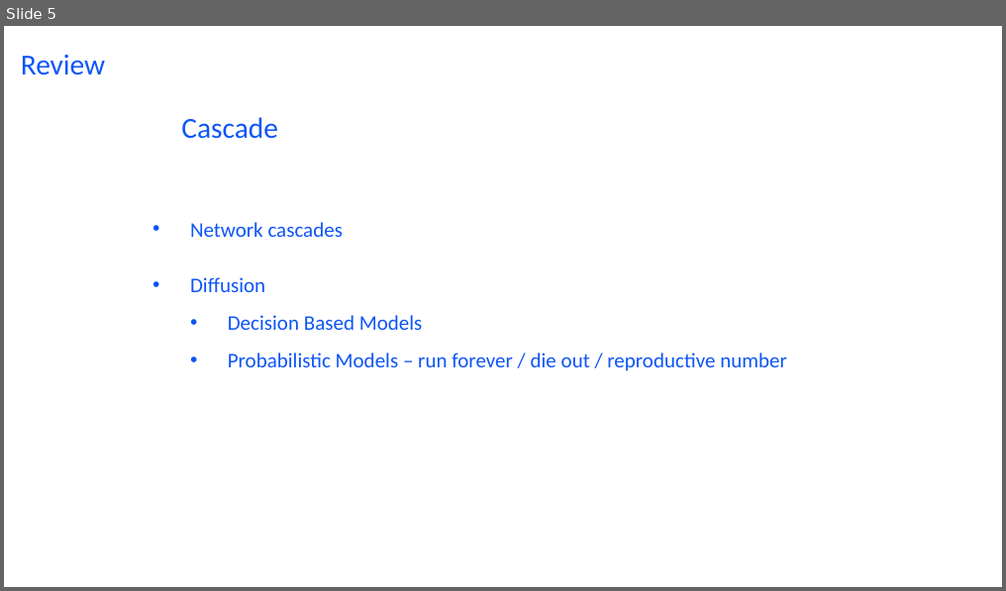
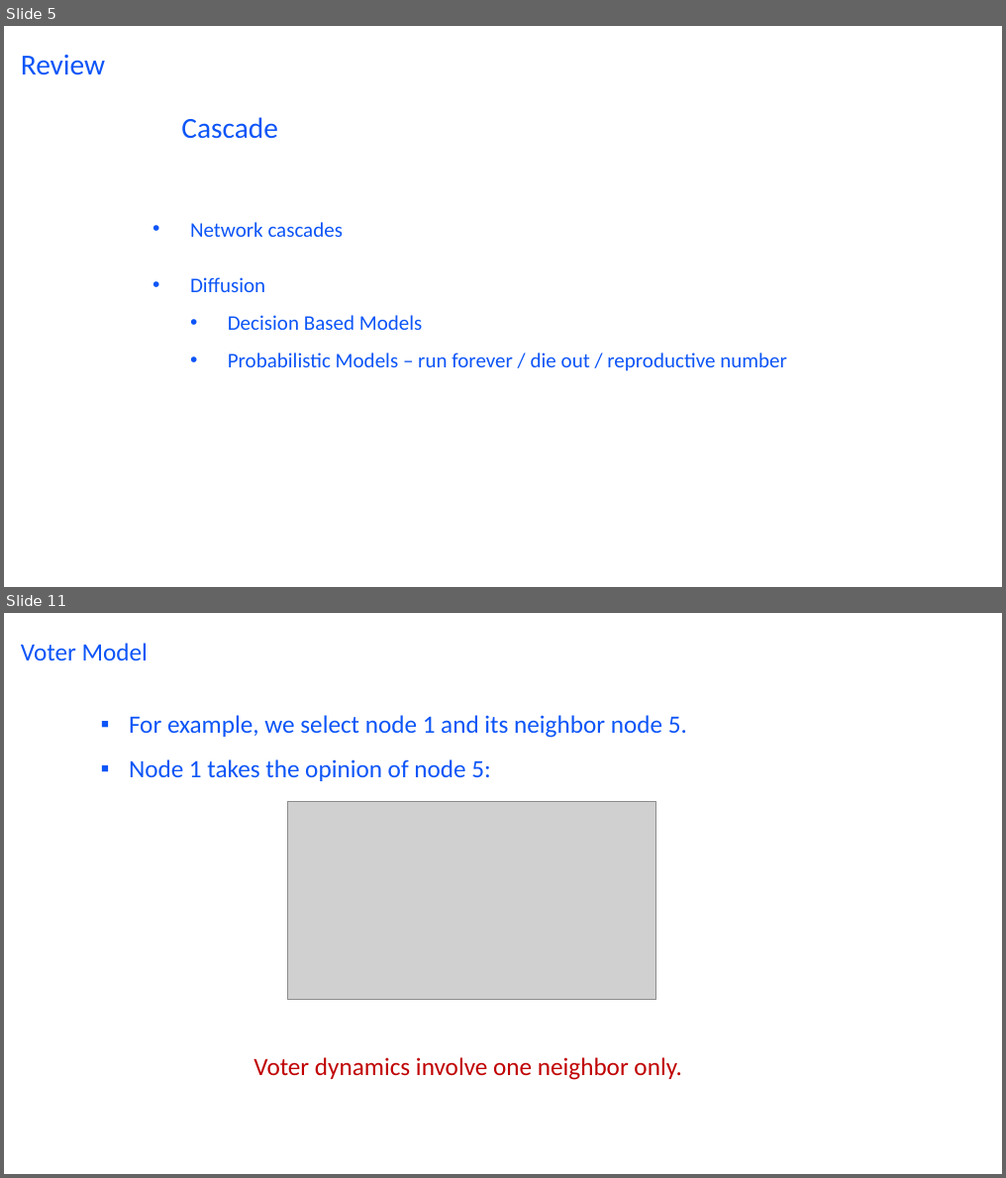
Before and after one commit to wang422003/Complex-Networks_exercise, a slide deck: Slides/Exercise7.pptx. Shown one above the other, each under a label of ours: slide 5 before the commit, slides 5 and 11 after it; the slides between them are not shown. The pictures are 1006x591 and 1006x1178 pixels, drawn with LibreOffice and Linux fonts; fonts in the diff are those of the drawing; grey boxes stand for pictures. Boxes give left, top, right and bottom in pixels: in the first picture for what was removed or moved away, otherwise in the second. Text is boxed around its words. In the diff, an @@ line names an element or a change of style, - is before the commit and + after.

```diff
--- a/Slides/Exercise7.pptx
+++ b/Slides/Exercise7.pptx
@@ slide 11 added at box(4, 613, 1002, 1174), background #FFFFFF @@
@@ title added at box(21, 643, 148, 661), 24 pt, text #0D55F7 @@
+Voter Model
@@ text added at box(129, 715, 687, 781), 24 pt, text #0D55F7 @@
+▪ For example, we select node 1 and its neighbor node 5.
+▪ Node 1 takes the opinion of node 5:
@@ picture added at box(288, 801, 656, 999) @@
@@ text added at box(253, 1058, 681, 1080), 24 pt, text #C00000 @@
+Voter dynamics involve one neighbor only.
```
Also in this commit, not shown: 22 other slides added, 2 slides removed, 1 other file.
